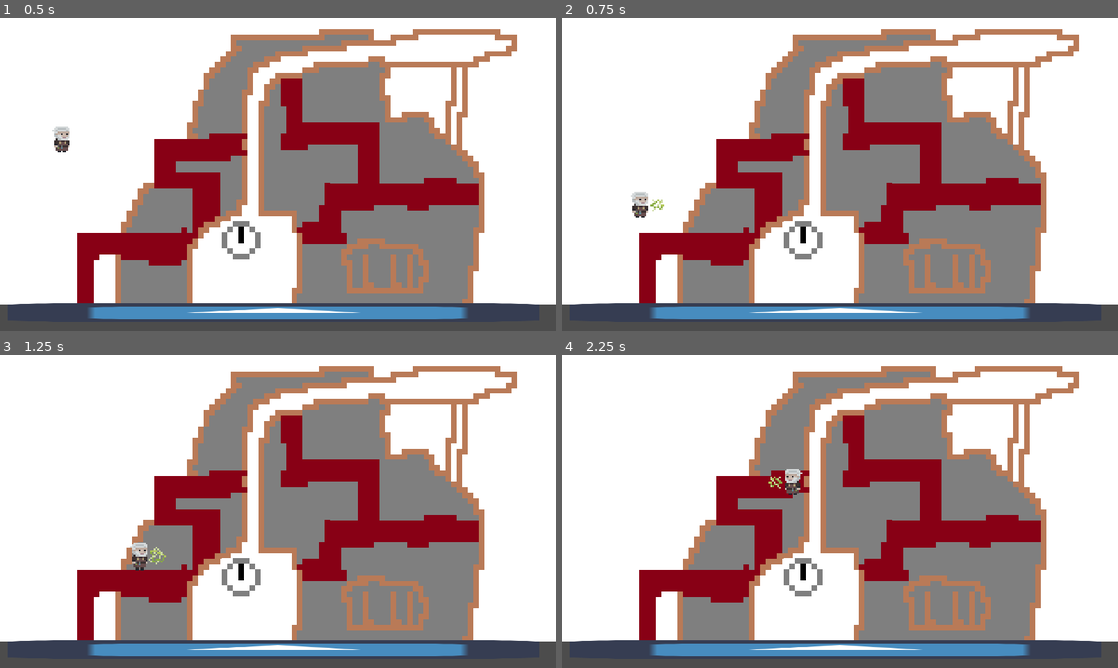
Above: before the commit, frames 1-4 (two rows, left to right).
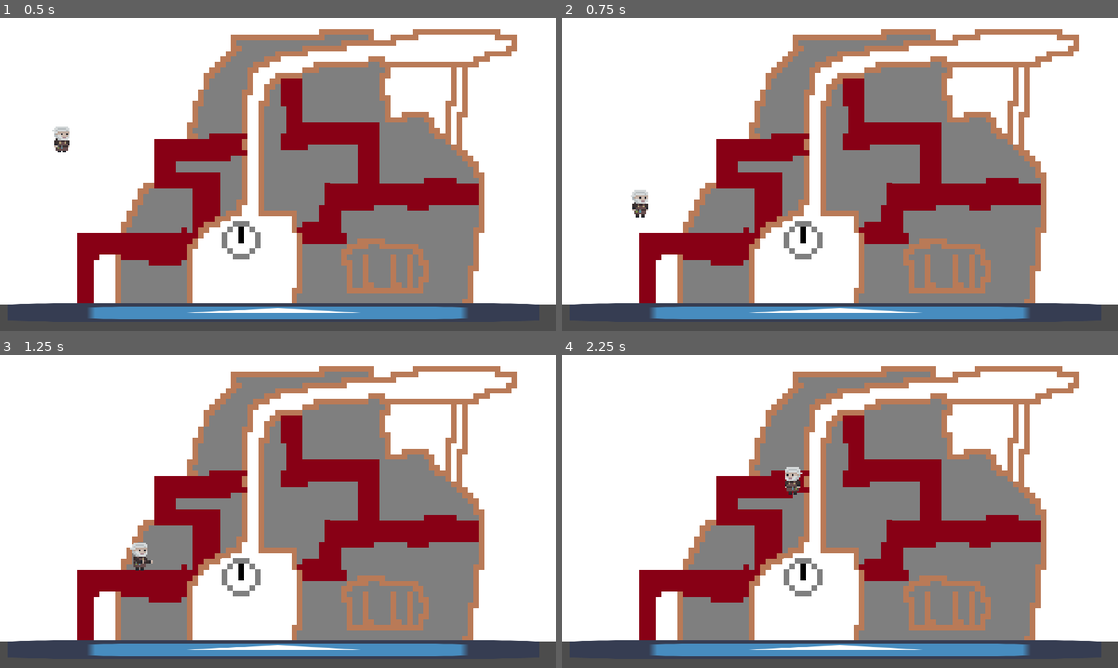
Above: after the commit, the same moments.

Repository: DerGernTod/minijam85
Game: Godot game, scene res://Main.tscn
Two runs of this game, one before a commit and one after it. Both use one fixed random seed, a clock stepped at 60 frames per second and the inputs below. The engine's default icon, where the game draws it, is replaced by a stand-in: a white triangle on a blue panel in a dark square.
Inputs:
- Up to frame 1 (0.5 s): no input
- Up to frame 2 (0.75 s): hold Right (ui_right) from 0.53 s (still down); tap Q (shoot) at 0.6 s
- Up to frame 3 (1.25 s): keep holding Right (ui_right); tap Space (ui_select) at 0.77 s
- Up to frame 4 (2.25 s): tap W (interact) at 1.35 s; tap Space (ui_select) at 1.52 s; tap Q (shoot) at 1.55, 2.1 s; release Right (ui_right) at 2.03 s; hold Left (ui_left) from 2.03 s (still down)

Frame 1 is identical in both runs. In frame 2, 0.2% of the frame differs, in the area x 12-19%, y 54-64%; in frame 3, 0.1%; in frame 4, 0.2%.

Commit message:
lightning and attack animation

Diff:
--- a/machine/Machine.gd
+++ b/machine/Machine.gd
@@ -2,16 +2,14 @@
 
 onready var gold_spawn_location = $GoldSpawnLocation
 onready var gold_scene = preload("res://gold_bar/GoldBar.tscn")
-onready var gold_timer = $GoldTimer
+onready var gold_clock = $Clock
 
 
 func _ready() -> void:
-	gold_timer.wait_time = Globals.TIMER_DURATION
-	gold_timer.connect("timeout", self, "_spawn_gold")
+	gold_clock.connect("timeout", self, "_spawn_gold")
 
 
 func _spawn_gold() -> void:
-	print("trying to spawn gold")
 	var gold = gold_scene.instance()
 	add_child(gold)
 	gold.position = gold_spawn_location.position
--- a/machine/Machine.tscn
+++ b/machine/Machine.tscn
@@ -78,9 +78,5 @@
 [node name="DamagablePart" parent="." instance=ExtResource( 3 )]
 position = Vector2( 1329.74, 854.926 )
 
-[node name="GoldTimer" type="Timer" parent="."]
-wait_time = 60.0
-autostart = true
-
 [node name="Clock" parent="." instance=ExtResource( 4 )]
 position = Vector2( 833.264, 767.09 )
--- a/player/Player.gd
+++ b/player/Player.gd
@@ -59,15 +59,17 @@
 		velocity.y -= jump_power
 	if Input.is_action_just_pressed("shoot") and not lightning_active:
 		_trigger_lightning()
-	if abs(velocity.x) > 50:
-		sprite.animation = "walk"
-	else:
-		sprite.animation = "idle"
-	if not is_on_floor():
-		if velocity.y > 5:
-			sprite.animation = "fall"
+		sprite.animation = "attack"
+	if not lightning_active:
+		if abs(velocity.x) > 50:
+			sprite.animation = "walk"
 		else:
-			sprite.animation = "jump"
+			sprite.animation = "idle"
+		if not is_on_floor():
+			if velocity.y > 5:
+				sprite.animation = "fall"
+			else:
+				sprite.animation = "jump"
 
 	velocity.x = lerp(velocity.x, 0, delta * damping)
 
--- a/player/PlayerSpriteFrames.tres
+++ b/player/PlayerSpriteFrames.tres
@@ -1,8 +1,9 @@
-[gd_resource type="SpriteFrames" load_steps=16 format=2]
+[gd_resource type="SpriteFrames" load_steps=22 format=2]
 
 [ext_resource path="res://player/player_walk.png" type="Texture" id=1]
 [ext_resource path="res://player/player.png" type="Texture" id=2]
 [ext_resource path="res://player/player_idle.png" type="Texture" id=3]
+[ext_resource path="res://player/player_attack.png" type="Texture" id=4]
 
 [sub_resource type="AtlasTexture" id=10]
 atlas = ExtResource( 3 )
@@ -15,6 +16,26 @@
 [sub_resource type="AtlasTexture" id=12]
 atlas = ExtResource( 3 )
 region = Rect2( 0, 0, 32, 32 )
+
+[sub_resource type="AtlasTexture" id=14]
+atlas = ExtResource( 4 )
+region = Rect2( 0, 0, 32, 32 )
+
+[sub_resource type="AtlasTexture" id=15]
+atlas = ExtResource( 4 )
+region = Rect2( 32, 0, 32, 32 )
+
+[sub_resource type="AtlasTexture" id=16]
+atlas = ExtResource( 4 )
+region = Rect2( 64, 0, 32, 32 )
+
+[sub_resource type="AtlasTexture" id=17]
+atlas = ExtResource( 4 )
+region = Rect2( 96, 0, 32, 32 )
+
+[sub_resource type="AtlasTexture" id=18]
+atlas = ExtResource( 4 )
+region = Rect2( 128, 0, 32, 32 )
 
 [sub_resource type="AtlasTexture" id=2]
 atlas = ExtResource( 1 )
@@ -64,10 +85,10 @@
 "name": "jump",
 "speed": 5.0
 }, {
-"frames": [ ExtResource( 2 ) ],
-"loop": true,
+"frames": [ ExtResource( 2 ), SubResource( 14 ), SubResource( 15 ), SubResource( 16 ), SubResource( 17 ), SubResource( 18 ) ],
+"loop": false,
 "name": "attack",
-"speed": 5.0
+"speed": 15.0
 }, {
 "frames": [ SubResource( 2 ), SubResource( 3 ), SubResource( 4 ), SubResource( 5 ), SubResource( 6 ), SubResource( 7 ), SubResource( 8 ), SubResource( 9 ) ],
 "loop": true,
--- a/player/lightning/Lightning.gd
+++ b/player/lightning/Lightning.gd
@@ -25,8 +25,10 @@
 
 func fire() -> void:
 	set_physics_process(true)
+	yield(get_tree().create_timer(0.4), "timeout")
 	sprite.visible = true
 	sprite.frame = 0
+
 	sprite.play()
 	yield(sprite, "animation_finished")
 	sprite.visible = false
Not shown, added: player/player_attack.png.import
